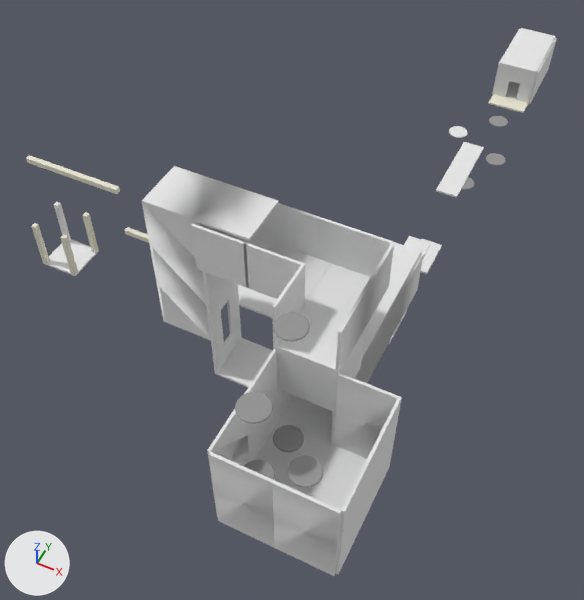
A saved change to the OBJ model assets/maps/darkness/map.OBJ.
One viewpoint serves both versions: a 50 mm lens placed at (1474.0, -8870.0, 5289.0), pointed at (-733.0, -4457.0, -228.0). Arrows for +X, +Y and +Z are at lower left; the lights stay in place. Where no turn or scale is listed for an object, it has been applied to the vertices. Vertices at the same position are counted once.

Names of what the first picture shows: 'map'.
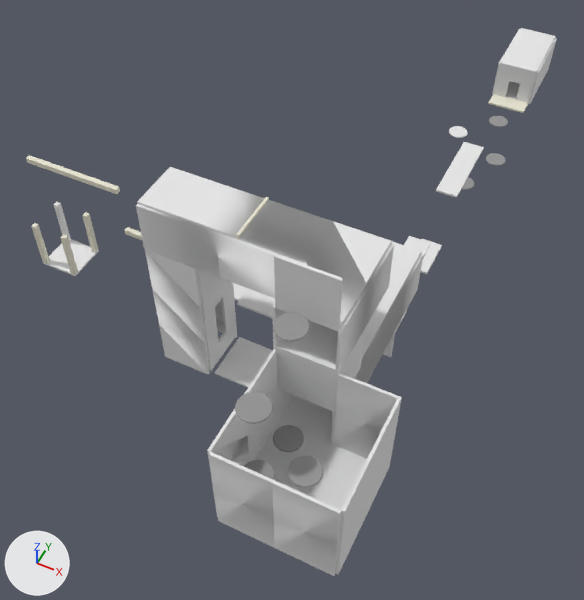
Commit message: Update map

Changed parts and their boxes [x1, y1, x2, y2] in the pictures (584 x 600 px; the box of a moved part takes in the faces that stretch with it):
part 1 of me_map, added
    after: [145, 250, 210, 375]
part 2 of me_map, added
    after: [274, 254, 343, 329]
part 3 of me_map, added
    after: [236, 197, 269, 240]
part 4 of me_map, moved or reshaped
    before: [142, 166, 279, 387]
    after: [136, 167, 395, 387]
part 5 of me_map, surface changed
    before: [191, 224, 240, 243]

Diff of the bpy script that builds the scene:
```diff
--- a/assets/maps/darkness/map.OBJ.py
+++ b/assets/maps/darkness/map.OBJ.py
@@ me_map @@
 # used by ob_map; location = (0.0, 0.0, 0.0)
-me_map.from_pydata(...)  # 19227 vertices, 38288 faces; spans x -3374.0..820.0, y -6960.0..20.0, z -617.0..1900.0
+me_map.from_pydata(...)  # 19283 vertices, 38428 faces; spans x -3374.0..820.0, y -6960.0..20.0, z -617.0..2175.0
+# me_map part 1: the loose piece of 16 vertices spanning x -1200.0..-1180.0, y -5720.0..-5320.0, z 555.0..1755.0 is copied, and the copy is turned -90 degrees about the z axis through its middle, then moved by (175.0, -230.0, -400.0); it spans x -1215.0..-815.0, y -5760.0..-5740.0, z 155.0..1355.0
+# me_map part 2: a new loose piece, a box spanning x 0.0..400.0, y -6140.0..-6120.0, z 1775.0..2175.0, in mat_game_startercontent_materials_m_basic_floor_m_basic_floor (white #e7e7e7)
+# me_map part 3: the loose piece of 24 vertices spanning x -780.0..-760.0, y -5720.0..-5320.0, z 560.0..960.0 is copied, and the copy is moved by (300.0, -20.0, 835.0), in mat_game_startercontent_materials_m_basic_wall_m_basic_wall; it spans x -480.0..-460.0, y -5740.0..-5340.0, z 1395.0..1795.0
+# me_map part 4
+# 80 vertices are removed from x -1200.0..-400.0, y -5760.0..-5320.0, z 160.0..1775.0
+# 221 faces are deleted
+# 22 vertices in x -780.0..-760.0, y -5720.0..-5320.0, z 560.0..960.0 move by (-35.0, -20.0, 35.0)
+# 12 vertices move from x -1200.0..-400.0, y -5760.0..-5320.0, z 1355.0..1775.0 to x -1220.0..400.0, y -5760.0..-5340.0, z 1375.0..1775.0
+# 30 vertices are added at x -1200.0..400.0, y -6140.0..-4960.0, z 155.0..1775.0
+# 11 new vertices lie (0.0, 0.0, -400.0) away from vertices in x -1200.0..400.0, y -5720.0..-4940.0, z 555.0..1775.0
+# 8 new vertices lie (-400.0, 0.0, 0.0) away from vertices in x -800.0..400.0, y -5740.0..-4940.0, z 155.0..1775.0
+# 8 new vertices lie (0.0, -400.0, 0.0) away from vertices in x -1220.0..400.0, y -5740.0..-5320.0, z 975.0..1775.0
+# 6 new vertices lie (0.0, 400.0, 0.0) away from vertices in x -1200.0..400.0, y -5740.0..-5320.0, z 960.0..1775.0
+# 7 new vertices lie (0.0, 0.0, -400.0) away from vertices in x -1220.0..-800.0, y -5740.0..-5320.0, z 955.0..1375.0
+# 7 new vertices lie (0.0, 0.0, -400.0) away from vertices in x -1220.0..-800.0, y -5740.0..-5320.0, z 555.0..975.0
+# 11 new vertices lie (20.0, 0.0, 0.0) away from vertices in x -815.0, y -5740.0..-5340.0, z 195.0..595.0
+# 269 new faces join them, mat_game_startercontent_materials_m_basic_floor_m_basic_floor (white #e7e7e7)
+# me_map part 5: 2 kept faces spanning x -1220.0..-800.0, y -5740.0..-5340.0, z 1375.0..1775.0 get new texture (UV) coordinates
 me_map.materials.append(mat_game_startercontent_materials_m_basic_floor_m_basic_floor)
```
